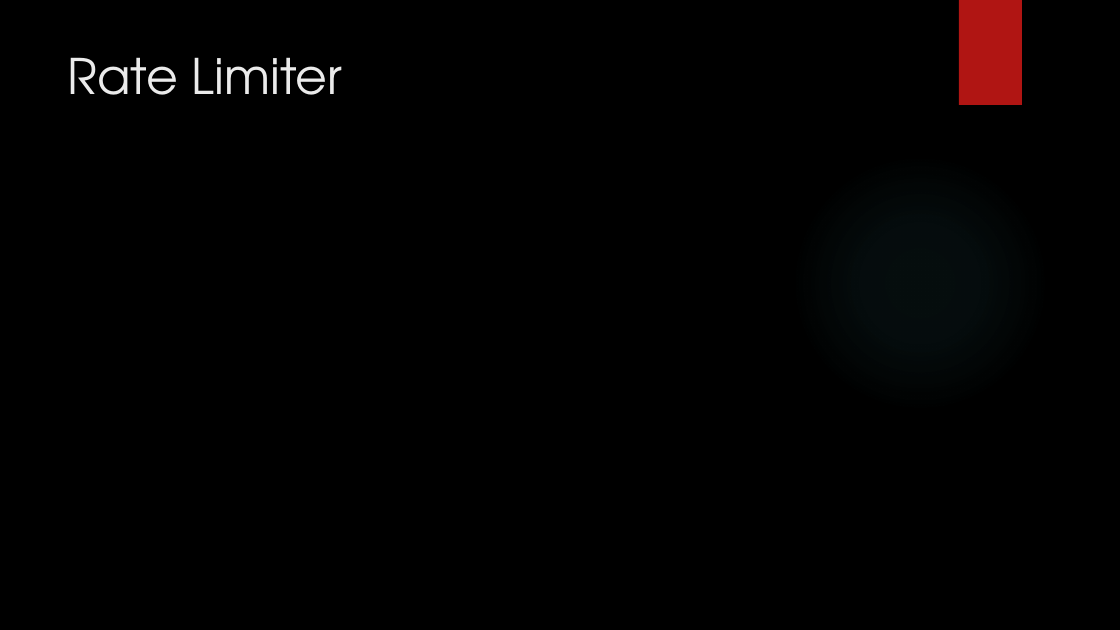
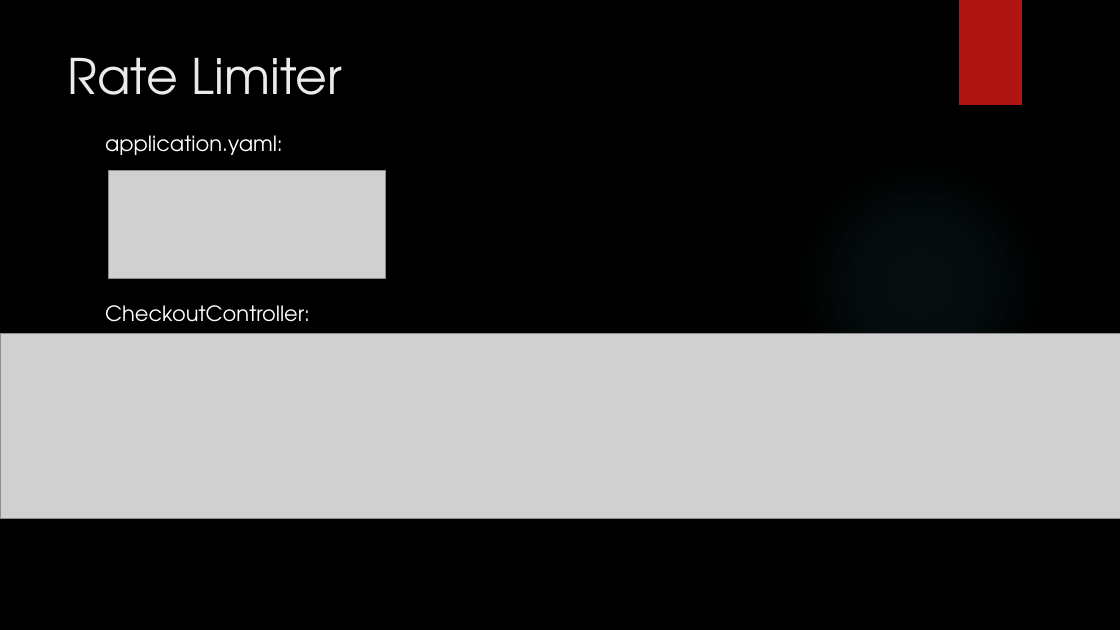
Before and after one commit to der10pm/gca, a slide deck: slide 28 of GCA_Abschlusspraesi_Szablewski_Linnenbaum.pptx (slide 17 before the commit). Drawn at 1120x630 pixels with LibreOffice and Linux fonts; fonts in the diff are those of the drawing; grey boxes stand for pictures; background and template pictures are left out. Boxes give left, top, right and bottom in pixels: in the first picture for what was removed or moved away, otherwise in the second. Text is boxed around its words. In the diff, an @@ line names an element or a change of style, - is before the commit and + after.

```diff
--- a/GCA_Abschlusspraesi_Szablewski_Linnenbaum.pptx
+++ b/GCA_Abschlusspraesi_Szablewski_Linnenbaum.pptx
@@ text added at (x1=105, y1=135, x2=283, y2=155), 18 pt, text #FFFFFF @@
+application.yaml:
@@ picture added at (x1=108, y1=171, x2=386, y2=279) @@
@@ text added at (x1=105, y1=305, x2=310, y2=322), 18 pt, text #FFFFFF @@
+CheckoutController:
@@ picture added at (x1=0, y1=334, x2=1120, y2=519) @@
```
Also in this commit, not shown: 5 other slides changed, 16 slides added, 5 slides removed.
